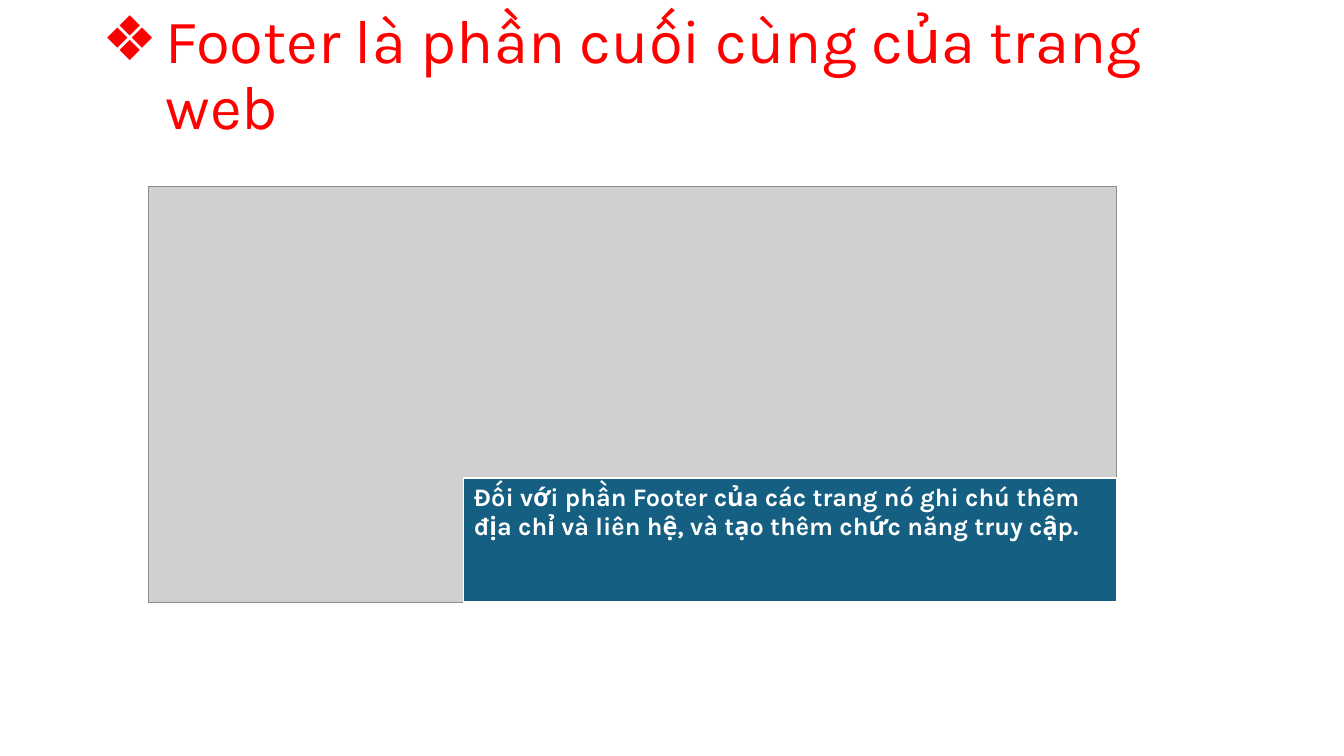
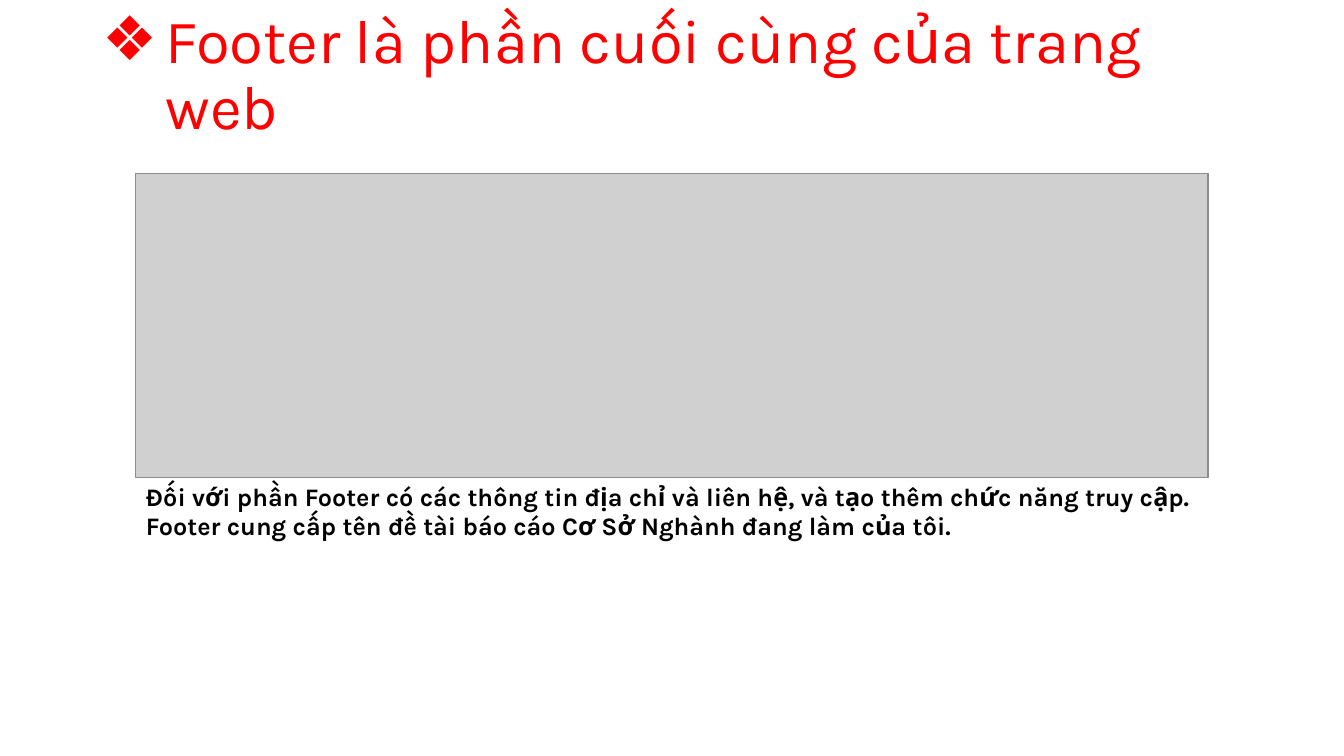
Before and after one commit to Thachnhutminh84/ThachNhutMinh-CSN, a slide deck: slide 11 of word CSN/XÂY DỰNG WEBSITE GIỚI THIỆU DI TÍCH TRÊN.pptx (slide 10 before the commit). Drawn at 1344x756 pixels with LibreOffice and Linux fonts; fonts in the diff are those of the drawing; grey boxes stand for pictures. Boxes give left, top, right and bottom in pixels: in the first picture for what was removed or moved away, otherwise in the second. Text is boxed around its words. In the diff, an @@ line names an element or a change of style, - is before the commit and + after.

```diff
--- a/word CSN/XÂY DỰNG WEBSITE GIỚI THIỆU DI TÍCH TRÊN.pptx
+++ b/word CSN/XÂY DỰNG WEBSITE GIỚI THIỆU DI TÍCH TRÊN.pptx
@@ picture: place and size @@
-picture at (148,187,1116,603)
+picture at (136,173,1209,478)
@@ table at (136,478,1209,603) @@
-row 1, column 1: Đối với phần Footer của các trang nó ghi chú thêm địa chỉ và liên hệ, và tạo thêm chức năng truy cập.
+row 1, column 1: Đối với phần Footer có các thông tin địa chỉ và liên hệ, và tạo thêm chức năng truy cập. / Footer cung cấp tên đề tài báo cáo Cơ Sở Nghành đang làm của tôi.
@@ fill #156082 to none in row 1, column 1 @@
@@ table: place and size @@
-table at (464,478,1116,603)
+table at (136,478,1209,603)
```
Also in this commit, not shown: 9 other slides changed, 2 slides added, 8 other files.
